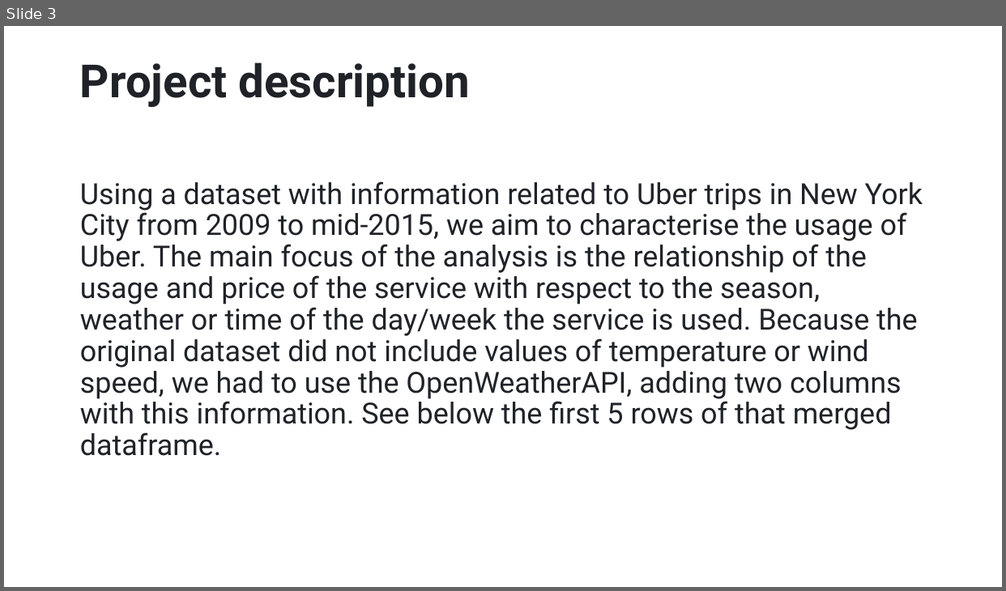
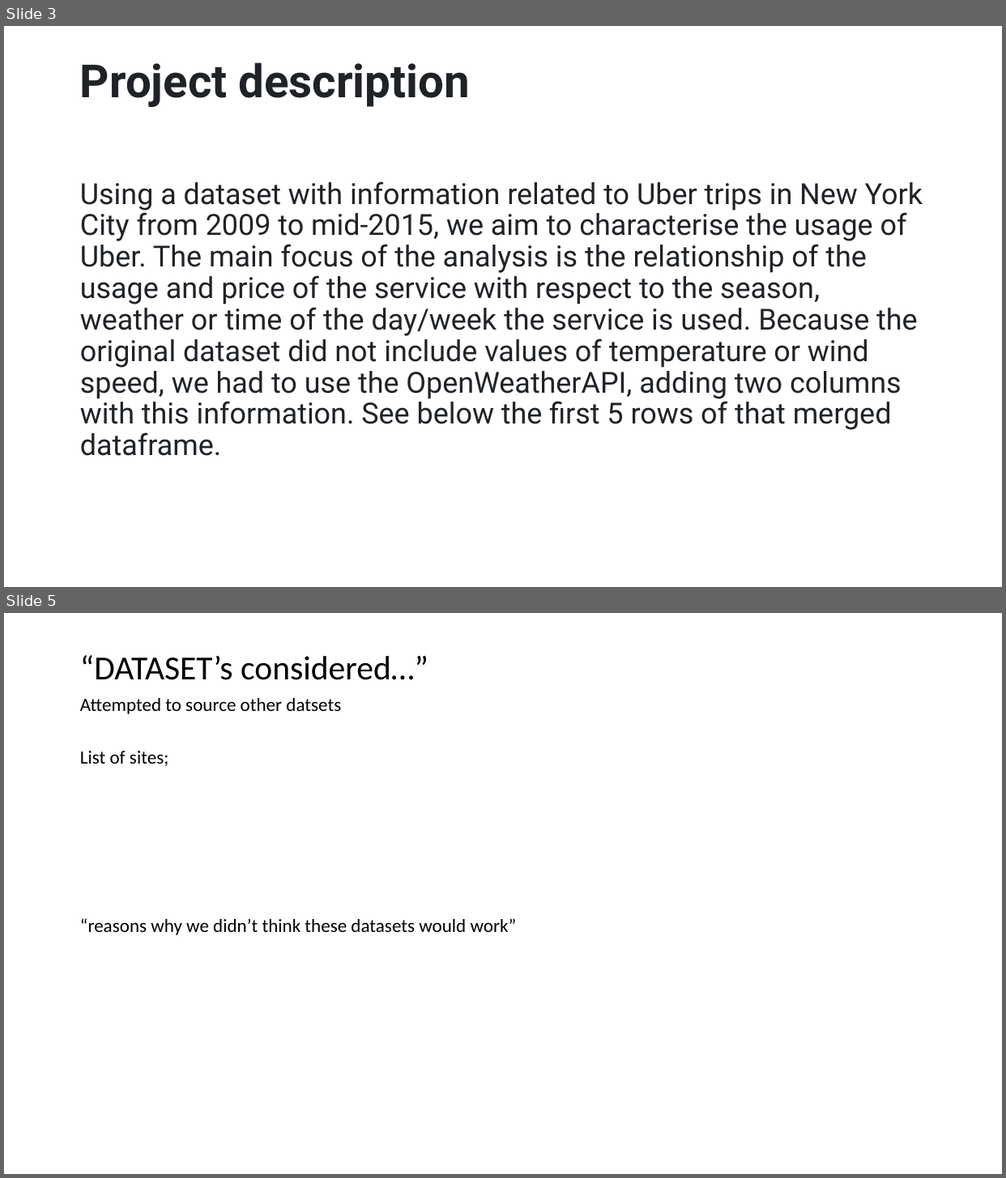
Before and after one commit to leedavidarmstrong/project-one, a slide deck: Characterisation_of_Uber_usage.pptx. Shown one above the other, each under a label of ours: slide 3 before the commit, slides 3 and 5 after it; the slides between them are not shown. The pictures are 1006x591 and 1006x1178 pixels, drawn with LibreOffice and Linux fonts; fonts in the diff are those of the drawing. Boxes give left, top, right and bottom in pixels: in the first picture for what was removed or moved away, otherwise in the second. Text is boxed around its words. In the diff, an @@ line names an element or a change of style, - is before the commit and + after.

```diff
--- a/Characterisation_of_Uber_usage.pptx
+++ b/Characterisation_of_Uber_usage.pptx
@@ slide 5 added at bbox=[4, 613, 1002, 1174], background #FFFFFF @@
@@ title added at bbox=[80, 655, 428, 680], 32.4 pt, text #000000 @@
+“DATASET’s considered…”
@@ text added at bbox=[80, 698, 341, 714], 18 pt, text #000000 @@
+Attempted to source other datsets
@@ text added at bbox=[80, 751, 168, 766], 18 pt, text #000000 @@
+List of sites;
@@ text added at bbox=[80, 918, 517, 935], 18 pt, text #000000 @@
+“reasons why we didn’t think these datasets would work”
```
Also in this commit, not shown: 2 slides changed, 32 other slides added.
